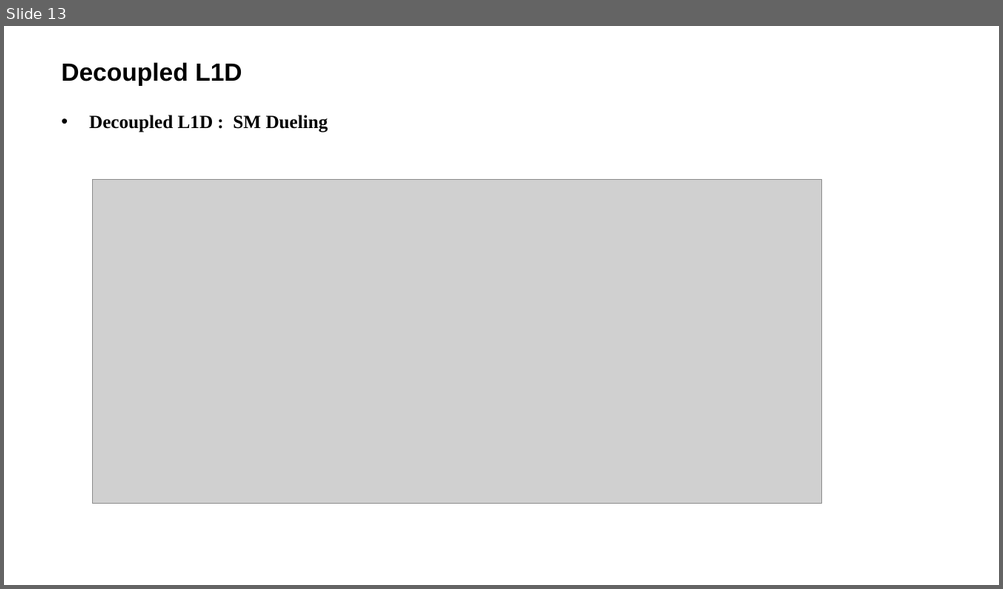
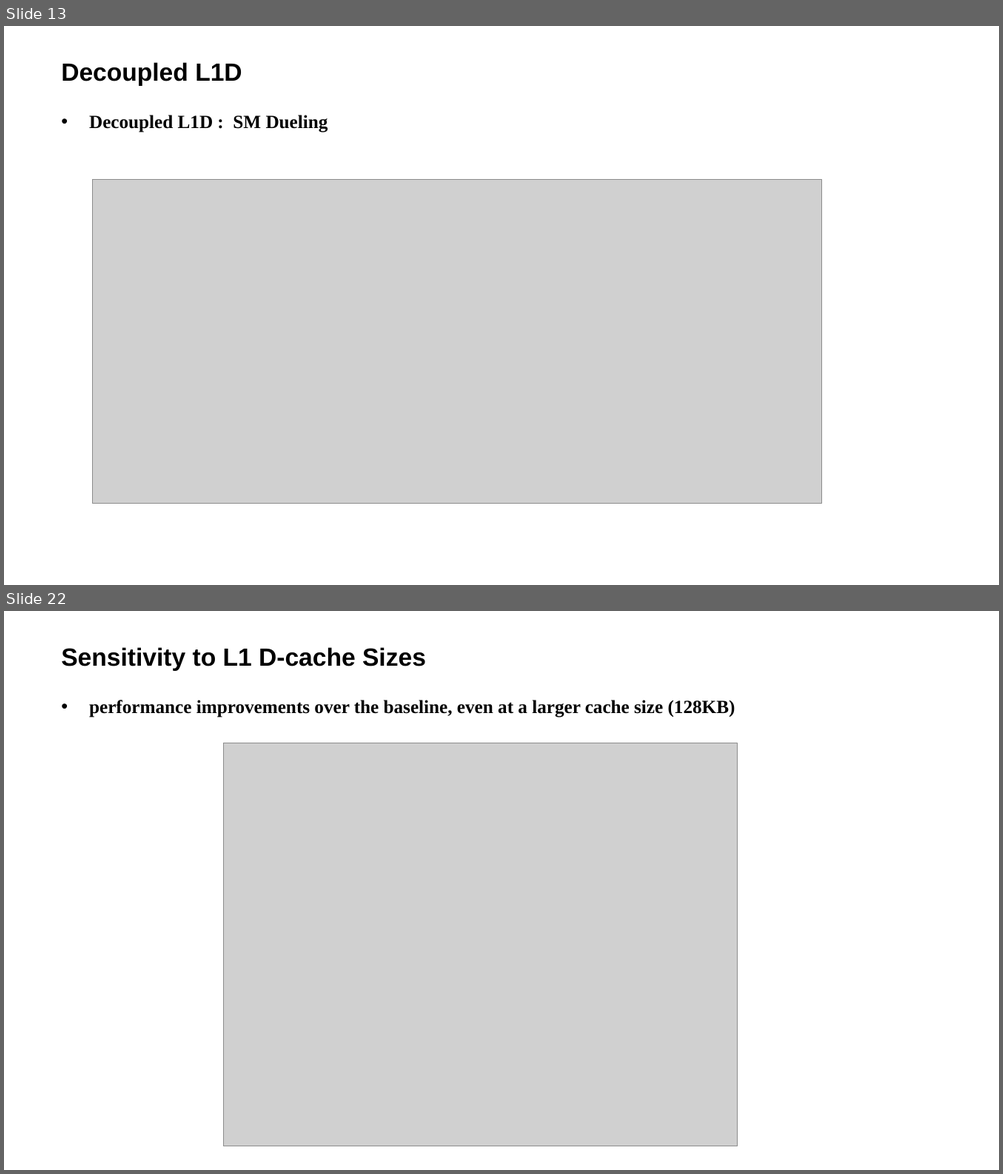
Before and after one commit to LitLeo/HPC-IP-Report, a slide deck: graduate_1_1/2015-11-17_Locality-Driven Dynamic GPU Cache Bypassing/Locality-Driven Dynamic GPU Cache Bypassing.pptx. Shown one above the other, each under a label of ours: slide 13 before the commit, slides 13 and 22 after it; the slides between them are not shown. The pictures are 1003x589 and 1003x1174 pixels, drawn with LibreOffice and Linux fonts; fonts in the diff are those of the drawing; grey boxes stand for pictures; background and template pictures are left out. Boxes give left, top, right and bottom in pixels: in the first picture for what was removed or moved away, otherwise in the second. Text is boxed around its words. In the diff, an @@ line names an element or a change of style, - is before the commit and + after.

```diff
--- a/graduate_1_1/2015-11-17_Locality-Driven Dynamic GPU Cache Bypassing/Locality-Driven Dynamic GPU Cache Bypassing.pptx
+++ b/graduate_1_1/2015-11-17_Locality-Driven Dynamic GPU Cache Bypassing/Locality-Driven Dynamic GPU Cache Bypassing.pptx
@@ slide 22 added at [4, 611, 999, 1170], background picture (left out) @@
@@ title added at [61, 647, 426, 671], 24 pt, text #000000, bold @@
+Sensitivity to L1 D-cache Sizes
@@ text added at [89, 700, 735, 718], 18 pt, text #000000, bold @@
+• performance improvements over the baseline, even at a larger cache size (128KB)
@@ picture added at [223, 743, 737, 1147] @@
```
Also in this commit, not shown: 15 slides changed, 2 other slides added, 3 slides removed.
